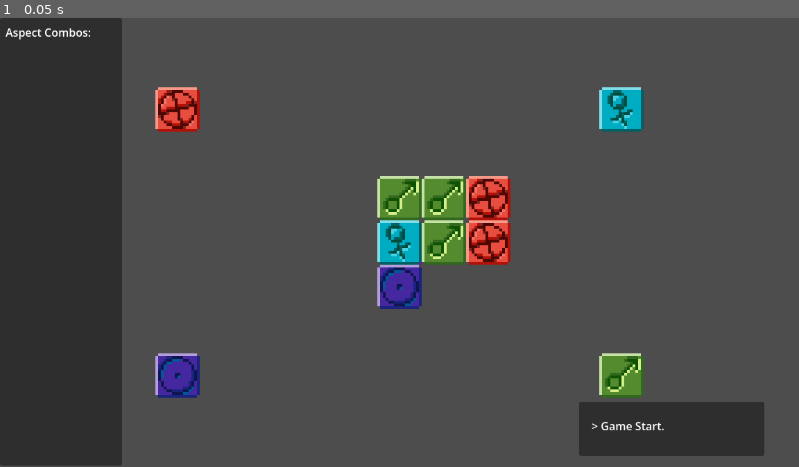
Above: before the commit, frame 1.
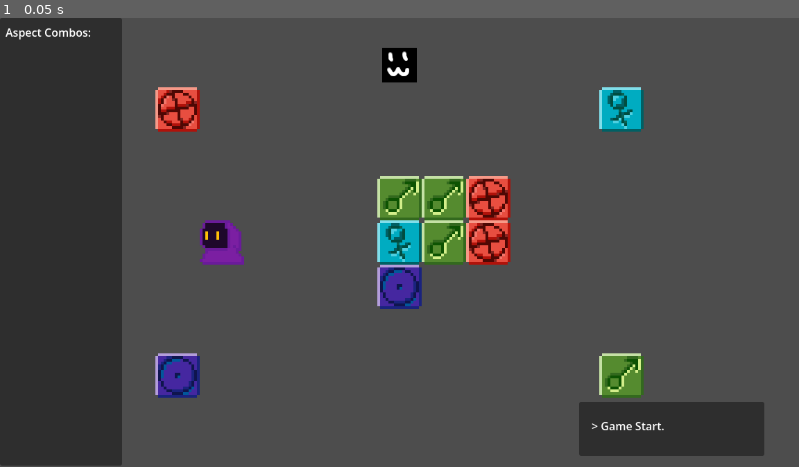
Above: after the commit, the same moment.

Repository: LiterallyANoodle/LATech-Game-Jam-2026
Game: Godot game, scene res://scenes/Main.tscn
The game is run twice, just before and just after one commit, with the same random seed, the same clock (stepped at 60 frames per second) and the same inputs.
Inputs:
- Up to frame 1 (0.05 s): no input

The runs differ from the first frame. In frame 1, 0.8% of the frame differs, in the area x 25-53%, y 6-56%.

Commit message:
cast button

Diff:
--- a/la-tech-game-jam-2026/scenes/Main.tscn
+++ b/la-tech-game-jam-2026/scenes/Main.tscn
@@ -4,6 +4,7 @@
 [ext_resource type="Script" uid="uid://l1d8mran7vpv" path="res://scenes/main.gd" id="1_rvslj"]
 [ext_resource type="Script" uid="uid://dw6p5rmvhftdt" path="res://scenes/panel_container.gd" id="3_0bbpv"]
 [ext_resource type="Script" uid="uid://uywxyrurhf00" path="res://scenes/rich_text_label.gd" id="4_rarhs"]
+[ext_resource type="PackedScene" uid="uid://convtggfobg7w" path="res://scenes/cast_button.tscn" id="5_vcsgt"]
 
 [node name="Main" type="Node2D" unique_id=429696055]
 script = ExtResource("1_rvslj")
@@ -47,3 +48,5 @@
 [node name="RichTextLabel" type="RichTextLabel" parent="CanvasLayer/LogPanelContainer/MarginContainer" unique_id=319876137]
 layout_mode = 2
 script = ExtResource("4_rarhs")
+
+[node name="CastButton" parent="." unique_id=322001959 instance=ExtResource("5_vcsgt")]
--- /dev/null
+++ b/la-tech-game-jam-2026/scenes/cast_button.tscn
@@ -0,0 +1,9 @@
+[gd_scene format=3 uid="uid://convtggfobg7w"]
+
+[ext_resource type="Texture2D" uid="uid://isfogqdb8ndo" path="res://assets/placeholder.png" id="1_pwvh4"]
+
+[node name="CastButton" type="Node2D" unique_id=322001959]
+
+[node name="Sprite2D" type="Sprite2D" parent="." unique_id=788726991]
+z_index = -1
+texture = ExtResource("1_pwvh4")
--- a/la-tech-game-jam-2026/scenes/main.gd
+++ b/la-tech-game-jam-2026/scenes/main.gd
@@ -4,13 +4,15 @@
 var molecules: Dictionary
 var target_shape: Dictionary
 # Player's position in GRID COORDINATES
-var player_position: Vector2 = Vector2.ZERO
+var player_position: Vector2 = Vector2(-4, 0)
+var cast_button_position: Vector2 = Vector2(0, -4)
 
 const dirs: Array = [Vector2.UP, Vector2.DOWN, Vector2.LEFT, Vector2.RIGHT]
 const neighborhood: Array = [Vector2.UP, Vector2.DOWN, Vector2.LEFT, Vector2.RIGHT, Vector2.ZERO]
 const elements: Array = ["earth", "air", "fire", "water"]
 
 @onready var player: Node2D = $Player
+@onready var cast_button: Node2D = $CastButton
 
 # Transforms GRID COORDINATES to WORLD COORDINATES
 func coord_to_position(coord: Vector2) -> Vector2:
@@ -34,6 +36,11 @@
 			correct = false
 			break
 	return correct
+
+func clear_molecules() -> void:
+	for key: Vector2 in molecules:
+		molecules[key].free()
+	molecules.clear()
 
 func spawn_target() -> void:
 	for k: Vector2 in target_shape.keys():
@@ -60,6 +67,12 @@
 	player_position += direction
 	if molecules.has(player_position):
 		shove_molecule(player_position, direction)
+
+	if player_position == cast_button_position:
+		if test_shape():
+			print("You did it!")
+			clear_molecules()
+
 	try_spawn(Vector2(-5, -3), "fire")
 	try_spawn(Vector2(-5, 3), "water")
 	try_spawn(Vector2(5, 3), "earth")
@@ -78,9 +91,10 @@
 	spawn_molecule(Vector2(-5, 3), "water")
 	spawn_molecule(Vector2(5, 3), "earth")
 	spawn_molecule(Vector2(5, -3), "air")
-	player.position = coord_to_position(Vector2.ZERO)
+	player.position = coord_to_position(player_position)
 	generate_target_shape()
 	spawn_target()
+	cast_button.position = coord_to_position(cast_button_position)
 
 # Called every frame. 'delta' is the elapsed time since the previous frame.
 func _process(delta: float) -> void:
